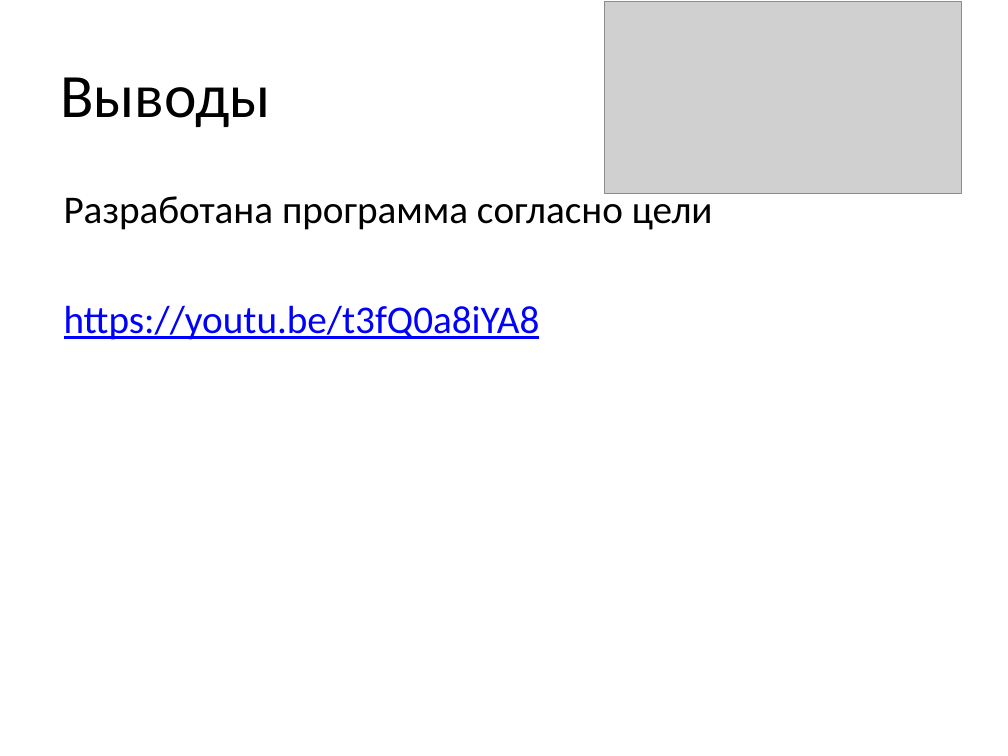
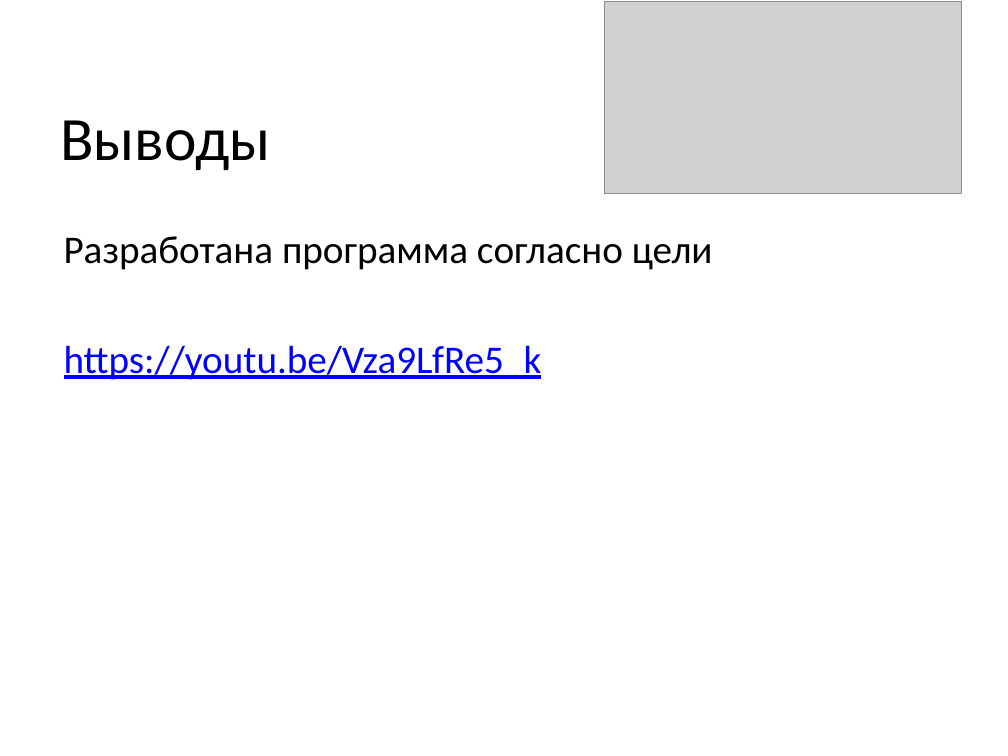
Before and after one commit to novd7/yandex_project2_tetris, a slide deck: slide 10 of defence_of_project/presentation.pptx. Drawn at 1008x756 pixels with LibreOffice and Linux fonts; fonts in the diff are those of the drawing; grey boxes stand for pictures. Boxes give left, top, right and bottom in pixels: in the first picture for what was removed or moved away, otherwise in the second. Text is boxed around its words. In the diff, an @@ line names an element or a change of style, - is before the commit and + after.

```diff
--- a/defence_of_project/presentation.pptx
+++ b/defence_of_project/presentation.pptx
@@ title "Выводы": place and size @@
-title "Выводы" at (60,77,270,127)
+title "Выводы" at (60,120,270,170)
@@ text "Разработана программа согласно цели": place and size @@
-text "Разработана программа согласно цели" at (64,190,713,340)
+text "Разработана программа согласно цели" at (64,236,713,380)
@@ text at (64,345,542,380): text changed @@
-https://youtu.be/t3fQ0a8iYA8
+https://youtu.be/Vza9LfRe5_k
```
Also in this commit, not shown: 6 other slides changed.
